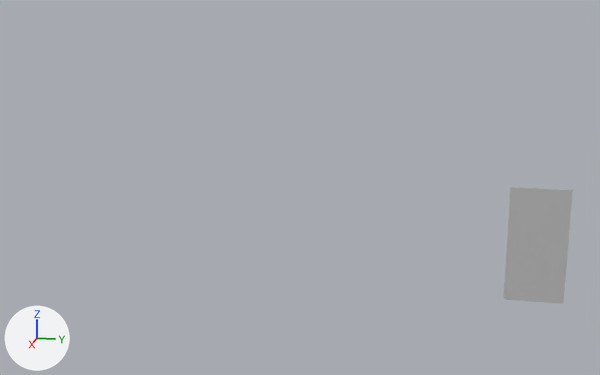
An edit to the FBX model Assets/Our Assets/Meshes/ModularKit_Blockout/FlatWall1x2.fbx, drawn before and after from the same camera.
One viewpoint serves both versions: a 50 mm lens placed at (13.96, 7.2, 5.32), pointed at (1.49, 4.71, 2.21). Every picture has the same lights, and +X, +Y and +Z are marked at lower left. Where no turn or scale is listed for an object, it has been applied to the vertices.

Names of what the first picture shows: 'FlatWall1x2'.
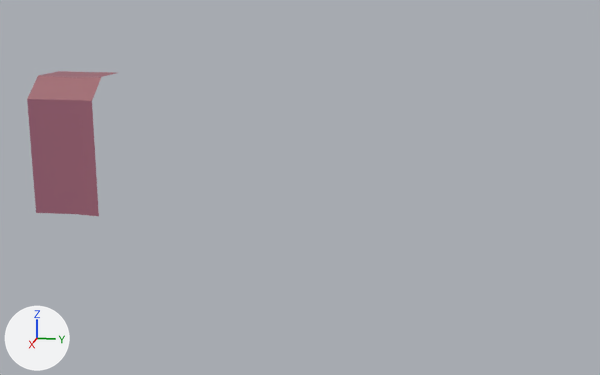
Changed parts and their boxes (x1, y1, x2, y2) in the pictures (600 x 375 px):
'FlatWall1x2', recoloured, surface changed, reshaped, moved (29% wider, 24% taller): before (504, 187, 573, 304); after (27, 71, 116, 216)

The change, as a diff of the scene's bpy script:
```diff
--- a/Assets/Our Assets/Meshes/ModularKit_Blockout/FlatWall1x2.fbx.py
+++ b/Assets/Our Assets/Meshes/ModularKit_Blockout/FlatWall1x2.fbx.py
@@ mat_lambert1 @@
 mat_lambert1 = principled_material('lambert1')
-mat_lambert1.base_color = (0.5, 0.5, 0.5)  # grey #bcbcbc
+mat_lambert1.base_color = (0.312, 0.117, 0.062)  # brown #986046
+mat_lambert1.emission_color = (0.0339, 0.0105, 0.0779)  # dark purple #341a4f
+mat_lambert1.emission_strength = 1.0
@@ me_mesh @@
 me_mesh.from_pydata(...)  # 4 vertices, 1 face; spans x 0.0, y -1.0..0.0, z 0.0..2.0
 # used by ob_flatwall1x2; location = (-0.03, 9.0, 0.0)
 # verts and faces of me_mesh; kept vertices keep their numbers, new ones are numbered from 4
 # before: 0 (0.0, 0.0, 2.0) at pixel (572, 190), 1 (0.0, 0.0, 0.0) at pixel (563, 303), 2 (0.0, -1.0, 0.0) at pixel (503, 299), 3 (0.0, -1.0, 2.0) at pixel (510, 187)
+# me_mesh part 1
+delete_vertices([0, 3])  # with the faces that use them
+verts[4] = (-1.0, -1.0, 2.0)  # pixel (58, 71)
+verts[5] = (-1.0, 0.0, 2.0)
+verts[6] = (0.0, -1.0, 1.7)  # pixel (27, 99)
+verts[7] = (-0.36, -1.0, 2.0)  # pixel (38, 75)
+verts[8] = (-0.36, 0.0, 2.0)  # pixel (101, 77)
+verts[9] = (0.0, 0.0, 1.7)  # pixel (91, 100)
+verts[10] = (-0.36, -0.4, 1.98)  # pixel (75, 77)
+verts[11] = (-0.05, -0.4, 1.7)  # pixel (67, 99)
+verts[12] = (-0.05, -0.4, 0.0)  # pixel (75, 214)
+faces += [(5, 10, 8), (1, 9, 11, 12), (8, 10, 11, 9), (4, 7, 10, 5), (6, 11, 10, 7), (2, 12, 11, 6)]
 me_mesh.materials.append(mat_lambert1)
@@ ob_flatwall1x2 @@
 ob_flatwall1x2 = bpy.data.objects.new('FlatWall1x2', me_mesh)
-ob_flatwall1x2.location = (-0.03, 9.0, 0.0)
+ob_flatwall1x2.location = (3.0, 2.0, 2.0)
```
